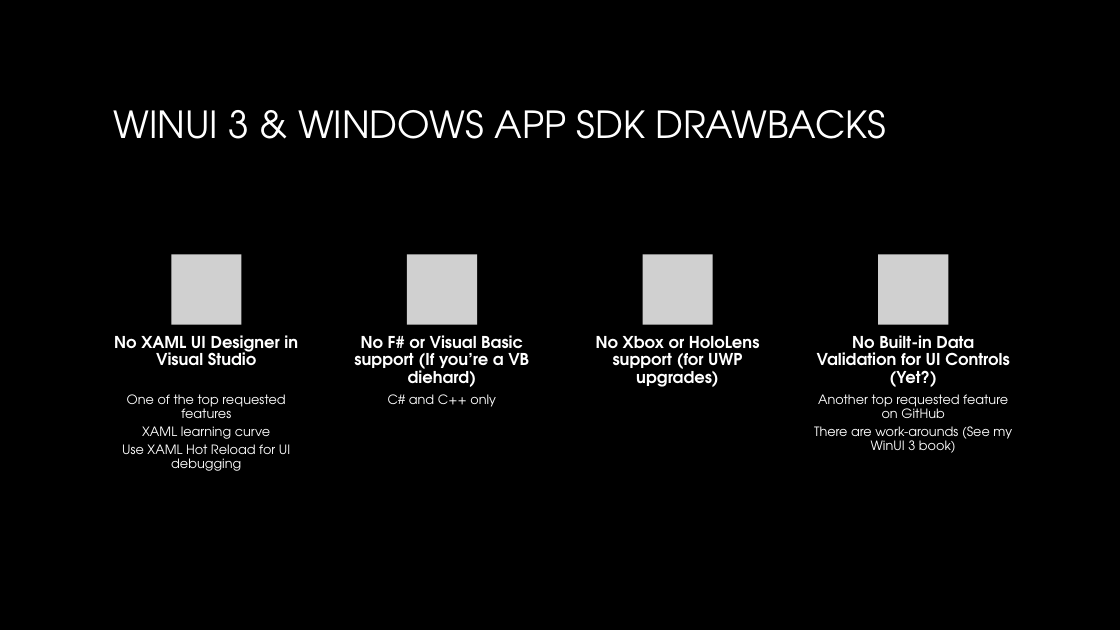
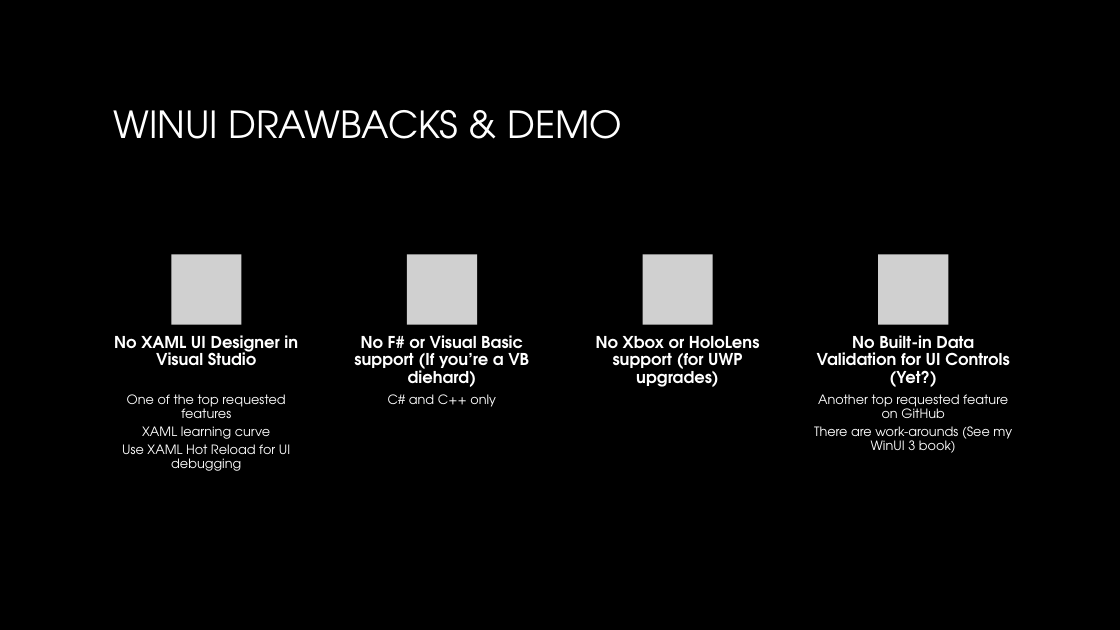
Before and after one commit to alvinashcraft/speaking, a slide deck: slide 12 of 2024/0221_BostonDotNetArch/Building a Native App for Windows - Boston .NET Arch UG.pptx. Drawn at 1120x630 pixels with LibreOffice and Linux fonts; fonts in the diff are those of the drawing; grey boxes stand for pictures; background and template pictures are left out. Boxes give left, top, right and bottom in pixels: in the first picture for what was removed or moved away, otherwise in the second. Text is boxed around its words. In the diff, an @@ line names an element or a change of style, - is before the commit and + after.

```diff
--- a/2024/0221_BostonDotNetArch/Building a Native App for Windows - Boston .NET Arch UG.pptx
+++ b/2024/0221_BostonDotNetArch/Building a Native App for Windows - Boston .NET Arch UG.pptx
@@ title at <box>113,110,623,139</box>: text changed @@
-WINUI 3 & WINDOWS APP SDK DRAWBACKS
+WINUI DRAWBACKS & DEMO
```
Also in this commit, not shown: 9 other slides changed, 1 slide added.
